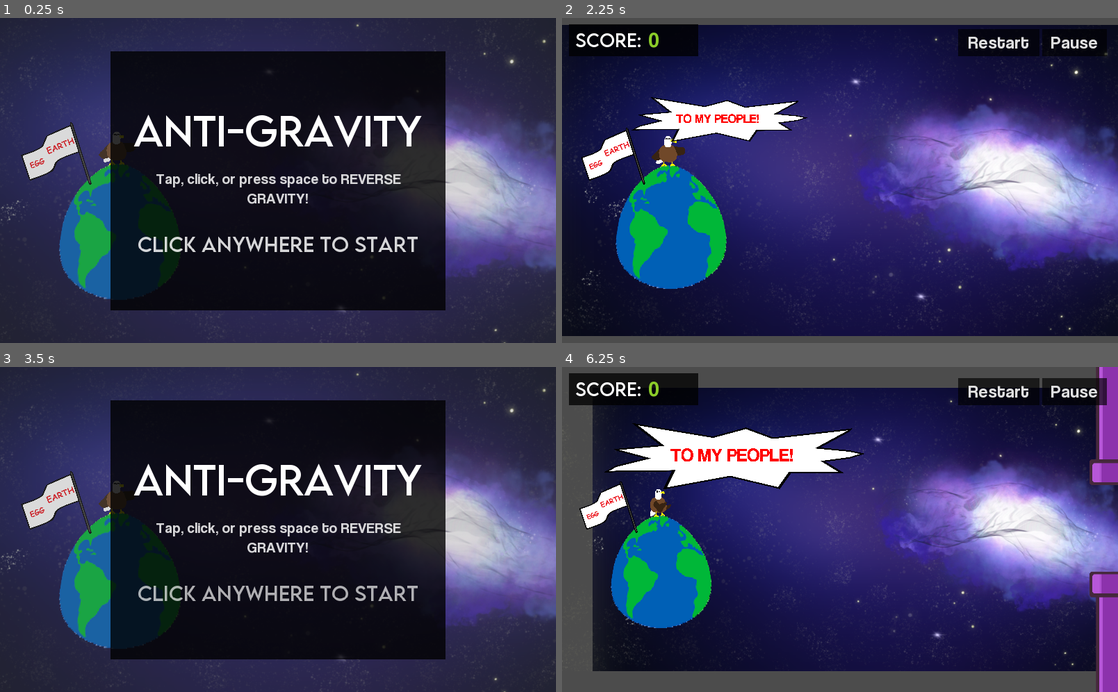
Above: before the commit, frames 1-4 (two rows, left to right).
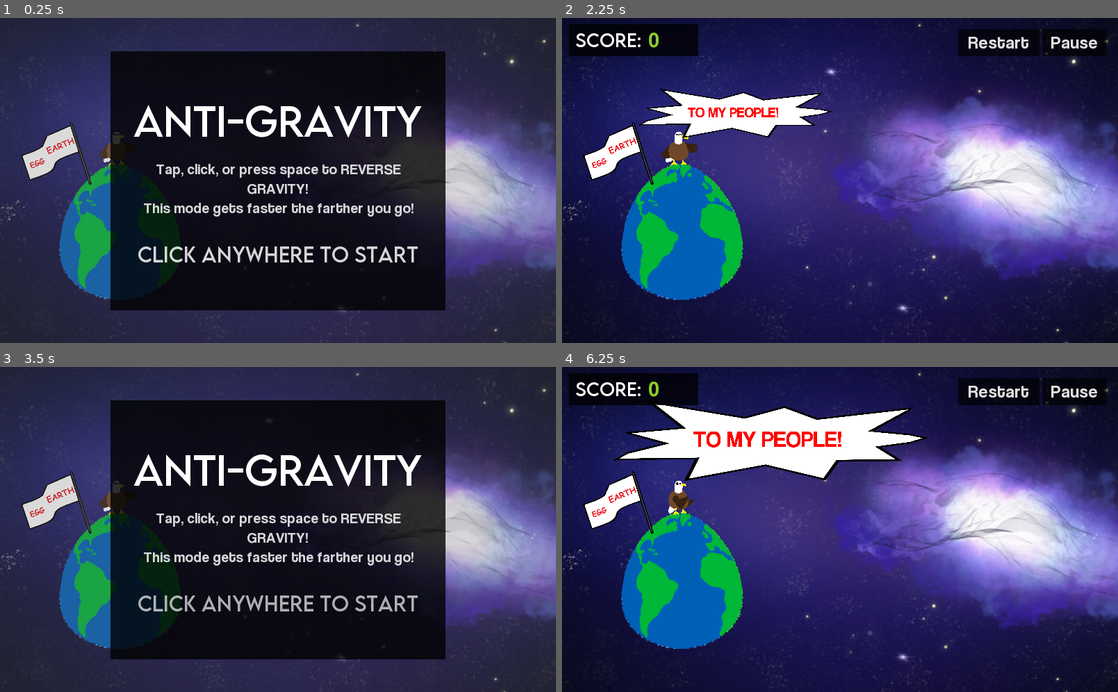
Above: after the commit, the same moments.

Repository: DominickRobinson/Eggbert
Game: Godot game, scene res://Scenes/Levels/Anti-Gravity.tscn
Two runs of this game, one before a commit and one after it. Both use one fixed random seed, a clock stepped at 60 frames per second and the inputs below. This scene is started directly instead of the project's main scene. The engine's default icon, where the game draws it, is replaced by a stand-in: a white triangle on a blue panel in a dark square.
Inputs (mouse positions are in pixels of both pictures, inside the frame that each line leads up to):
- Up to frame 1 (0.25 s): no input
- Up to frame 2 (2.25 s): tap Space (flap) at 0.5, 0.77, 1.07, 2 s; move the mouse to (962, 164) at 0.52 s; tap A (a) at 0.6, 2.1 s; click "Restart" at 1.25 s; move the mouse to (728, 196) at 2.02 s
- Up to frame 3 (3.5 s): tap Space (flap) at 2.27, 2.57 s; click "Restart" at 2.75 s
- Up to frame 4 (6.25 s): tap Space (flap) at 3.5, 5, 5.27, 5.57, 6.02 s; move the mouse to (895, 458) at 3.52 s; click (895, 458) at 3.6 s; tap A (a) at 3.8, 5.1, 5.85 s; click "Restart" at 4.25 s; move the mouse to (812, 594) at 5.02 s; move the mouse to (1006, 578) at 5.77 s

The runs differ from the first frame. In frame 1, 6.6% of the frame differs, in the area x 24-76%, y 26-76%; in frame 2, 22%; in frame 3, 6.6%; in frame 4, 50%, in the area x 0-100%, y 0-100%.

Commit message:
slight fix

Diff:
--- a/Scenes/Characters/GameCamera.gd
+++ b/Scenes/Characters/GameCamera.gd
@@ -37,10 +37,6 @@
 
 
 func _physics_process(delta):
-	if Input.is_action_just_pressed("a"):
-#		add_trauma(1)
-		zoom *= 1.1
-
 	if trauma:
 		trauma = max(trauma - decay * delta, 0)
 		shake()
--- a/Scenes/Levels/Anti-Gravity.tscn
+++ b/Scenes/Levels/Anti-Gravity.tscn
@@ -2973,7 +2973,8 @@
 
 [node name="GUI" parent="." instance=ExtResource( 2 )]
 mode = "ANTI-GRAVITY"
-instructions = "Tap, click, or press space to REVERSE GRAVITY!"
+instructions = "Tap, click, or press space to REVERSE GRAVITY!
+This mode gets faster the farther you go!"
 
 [node name="GameCamera(glide)" parent="." instance=ExtResource( 3 )]
 zoom = Vector2( 0.95, 0.95 )
--- a/Scenes/Levels/Flappy.tscn
+++ b/Scenes/Levels/Flappy.tscn
@@ -3043,8 +3043,8 @@
 z_index = 2
 script = ExtResource( 6 )
 cutscene = "flappy"
-HORIZONTAL_SPEED = 200
 GRAVITY = 8
+FLAP = 200
 
 [node name="Body" type="Sprite" parent="Eggbert"]
 scale = Vector2( 0.05, 0.05 )
--- a/Scenes/Levels/Glide.tscn
+++ b/Scenes/Levels/Glide.tscn
@@ -2970,7 +2970,8 @@
 
 [node name="GUI" parent="." instance=ExtResource( 2 )]
 mode = "GLIDE"
-instructions = "Tap, click, or press space and hold to GLIDE upwards!"
+instructions = "Tap, click, or press space and hold to GLIDE upwards!
+This mode gets faster the farther you go!"
 
 [node name="GameCamera(glide)" type="Camera2D" parent="."]
 current = true
--- a/Scenes/Levels/Swim.tscn
+++ b/Scenes/Levels/Swim.tscn
@@ -2967,7 +2967,8 @@
 
 [node name="GUI" parent="." instance=ExtResource( 4 )]
 mode = "SWIM"
-instructions = "Tap or click and hold to where you want to SWIM up or down to!"
+instructions = "Tap or click and hold to where you want to SWIM up or down to!
+This mode gets faster the farther you go!"
 
 [node name="Eggbert" type="KinematicBody2D" parent="." groups=["Players"]]
 position = Vector2( 122.466, 169.665 )
--- a/Scenes/Particles/Space/CometSpawner.tscn
+++ b/Scenes/Particles/Space/CometSpawner.tscn
@@ -5,7 +5,6 @@
 
 [node name="CometSpawner" type="Node2D"]
 script = ExtResource( 1 )
-avg_speed = 500
 
 [node name="Timer" type="Timer" parent="."]
 wait_time = 0.1
